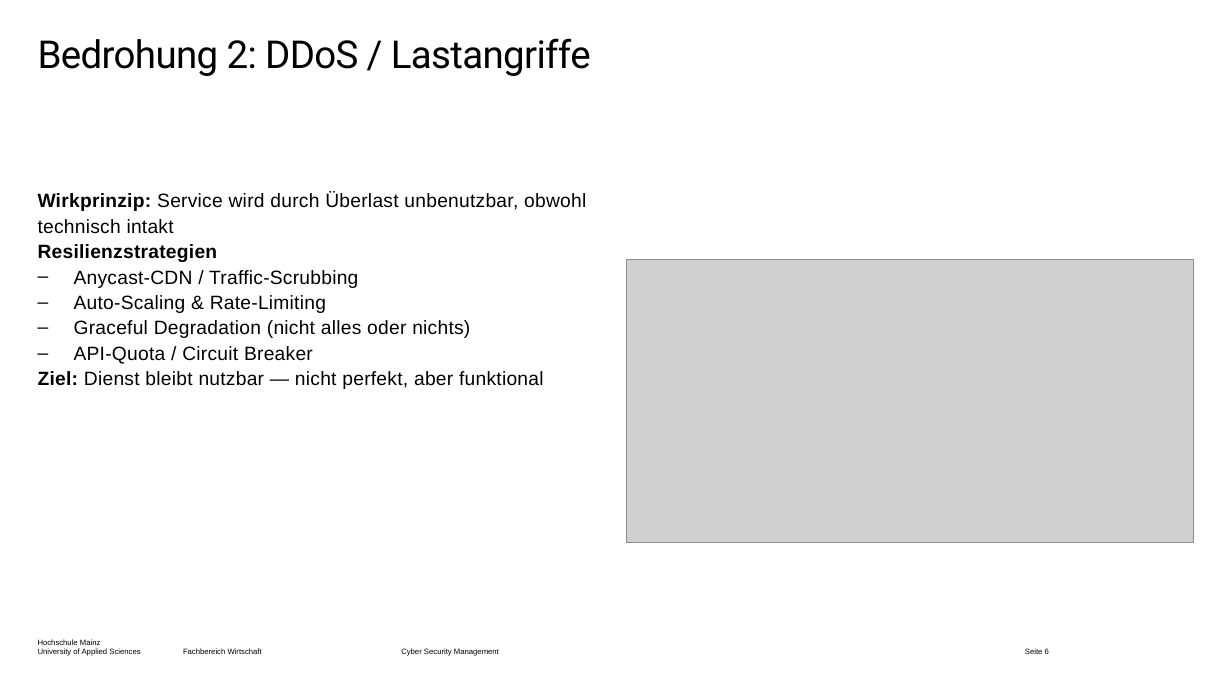
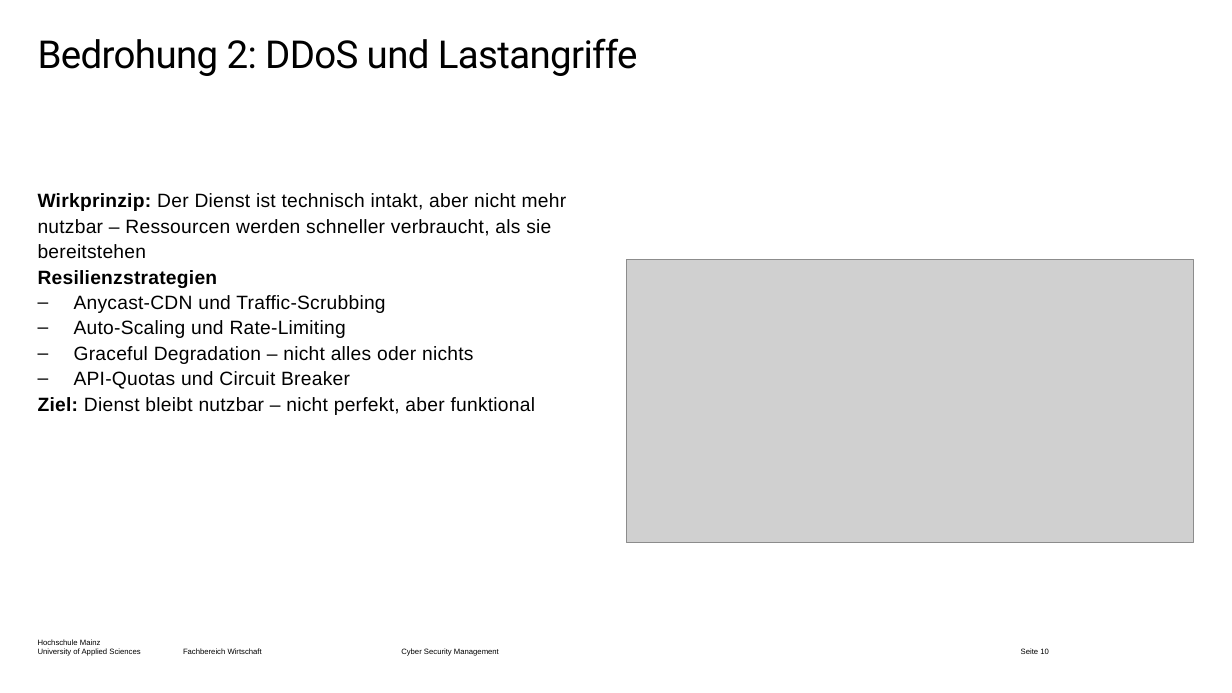
Before and after one commit to dlo-delphi/csm-cyber_resilienz-quarto, a slide deck: slide 10 of Präsentationen/Termin-04/_powerpoint/main.pptx (slide 6 before the commit). Drawn at 1232x693 pixels with LibreOffice and Linux fonts; fonts in the diff are those of the drawing; grey boxes stand for pictures; background and template pictures are left out. Boxes give left, top, right and bottom in pixels: in the first picture for what was removed or moved away, otherwise in the second. Text is boxed around its words. In the diff, an @@ line names an element or a change of style, - is before the commit and + after.

```diff
--- a/Präsentationen/Termin-04/_powerpoint/main.pptx
+++ b/Präsentationen/Termin-04/_powerpoint/main.pptx
@@ title at box(38, 38, 638, 76): text changed @@
-Bedrohung 2: DDoS / Lastangriffe
+Bedrohung 2: DDoS und Lastangriffe
@@ text at box(38, 193, 567, 259): text changed @@
-Wirkprinzip: Service wird durch Überlast unbenutzbar, obwohl technisch intakt
+Wirkprinzip: Der Dienst ist technisch intakt, aber nicht mehr nutzbar – Ressourcen werden schneller verbraucht, als sie bereitstehen
@@ text at box(38, 295, 535, 415): text changed @@
-– Anycast-CDN / Traffic-Scrubbing
-– Auto-Scaling & Rate-Limiting
-– Graceful Degradation (nicht alles oder nichts)
-– API-Quota / Circuit Breaker
-Ziel: Dienst bleibt nutzbar — nicht perfekt, aber funktional
+– Anycast-CDN und Traffic-Scrubbing
+– Auto-Scaling und Rate-Limiting
+– Graceful Degradation – nicht alles oder nichts
+– API-Quotas und Circuit Breaker
+Ziel: Dienst bleibt nutzbar – nicht perfekt, aber funktional
@@ page number at box(1021, 648, 1049, 654): text changed @@
-Seite 6
+Seite 10
```
Also in this commit, not shown: 11 other slides changed, 14 slides added, 2 slides removed, 59 other files.
